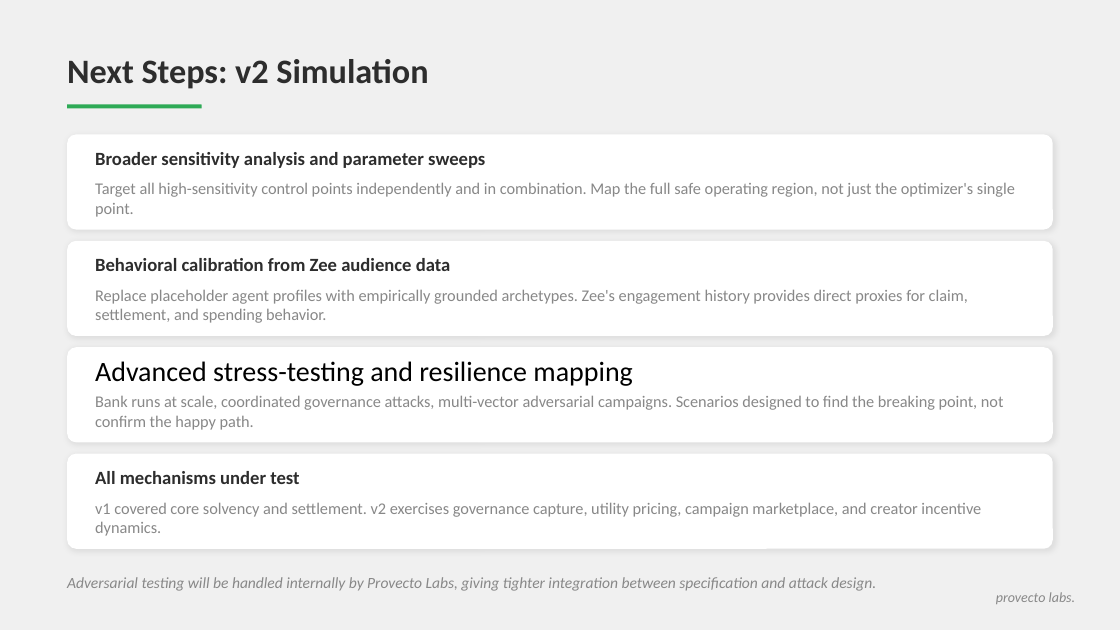
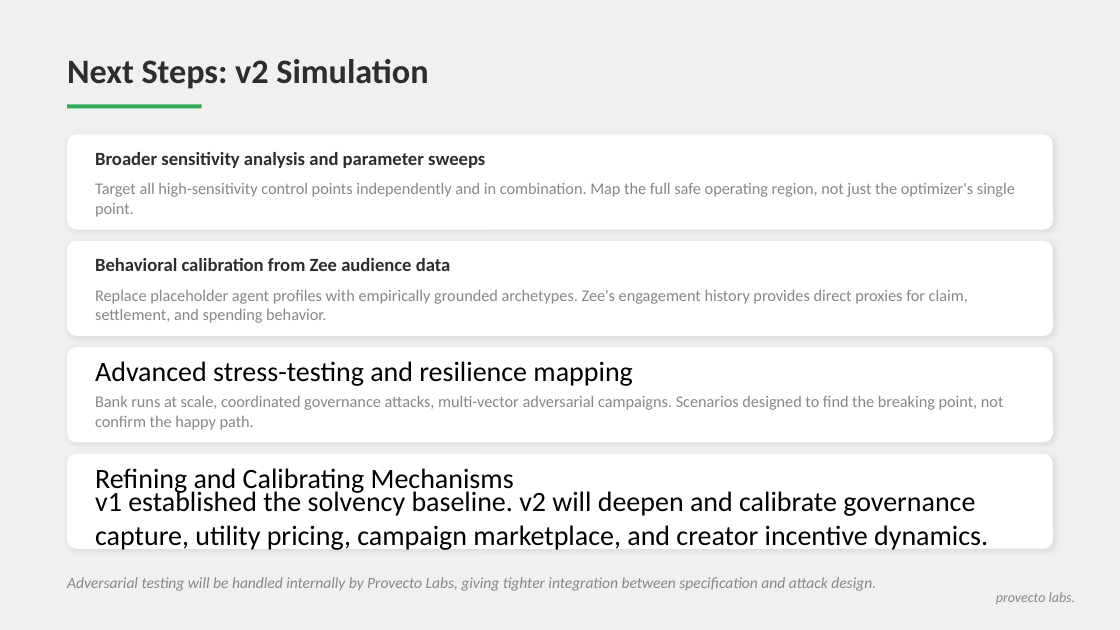
Before and after one commit to stelios12312312/TokenLab, a slide deck: slide 10 of docs_final/2026-06-23/z1_simulation_findings.pptx. Drawn at 1120x630 pixels with LibreOffice and Linux fonts; fonts in the diff are those of the drawing. Boxes give left, top, right and bottom in pixels: in the first picture for what was removed or moved away, otherwise in the second. Text is boxed around its words. In the diff, an @@ line names an element or a change of style, - is before the commit and + after.

```diff
--- a/docs_final/2026-06-23/z1_simulation_findings.pptx
+++ b/docs_final/2026-06-23/z1_simulation_findings.pptx
@@ text at [95,468,514,495]: text changed; size 12 to 18 pt; text colour #2D2D2D to #000000; bold off @@
-All mechanisms under test
+Refining and Calibrating Mechanisms
@@ text at [95,488,988,550]: text changed; size 10.5 to 18 pt; text colour #888888 to #000000 @@
-v1 covered core solvency and settlement. v2 exercises governance capture, utility pricing, campaign marketplace, and creator incentive dynamics.
+v1 established the solvency baseline. v2 will deepen and calibrate governance capture, utility pricing, campaign marketplace, and creator incentive dynamics.
```
Also in this commit, not shown: 10 other slides changed, 1 other file.
